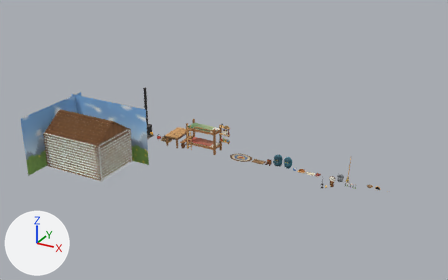
The Blender file blender/hut_kit.blend: old version first, new version second.
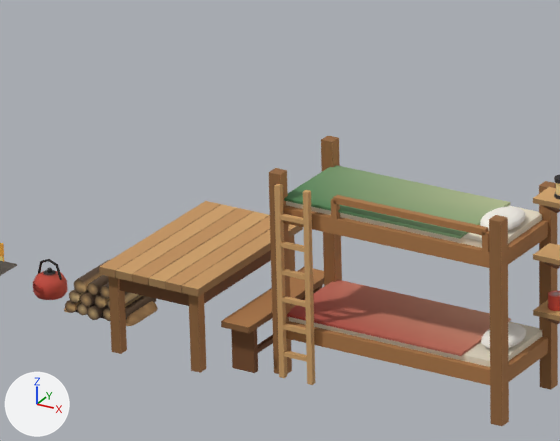
The first picture shows the older version from a 50 mm lens placed at (903.0, -995.0, 634.0), pointed at (307.0, 88.0, 93.0). The close-ups show the older and then the newer version on the part from 34% to 50% of the width and 37% to 56% of the height of that picture. Only the edits that show in the close-ups are written down. The lights are fixed; the arrows at lower left show +X, +Y and +Z.

In view in the first close-up: 'Hut_Bench', 'Hut_Bunk', 'Hut_Firewood', 'Hut_Kettle', 'Hut_Shelf', 'Hut_Table' and 2 more.
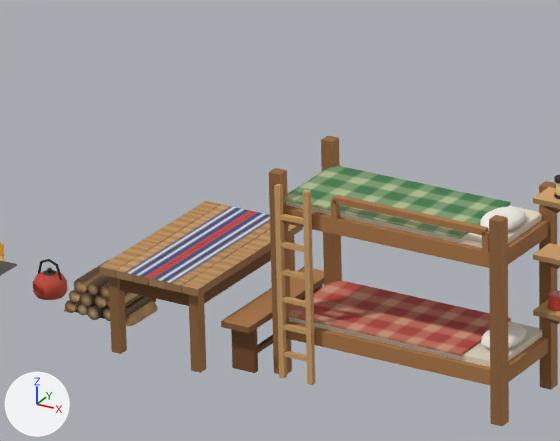
Boxes (x1, y1, x2, y2) around the edits, measured in the close-ups (560 x 441 px):
```json
{"part": 1, "of": "me_hut_table", "change": "added", "after": [99, 201, 303, 297], "on screen": "orange"}
{"part": 2, "of": "me_hut_bunk", "change": "added", "after": [287, 280, 511, 356], "on screen": "brown"}
{"part": 3, "of": "me_hut_bunk", "change": "added", "after": [284, 165, 510, 239], "on screen": "green"}
```

Edits to the scene script, one JSON object a line:
```json
{"block": "me_hut_table", "where": "# used by ob_hut_table; location = (114.1, 200.0, 0.0)"}
{"op": "remove", "block": "me_hut_table", "code": "me_hut_table.from_pydata(...)  # 336 vertices, 84 faces; spans x -17.9..17.9, y -30.0..30.0, z 0.0..29.0"}
{"op": "add", "block": "me_hut_table", "code": "me_hut_table.from_pydata(...)  # 5652 vertices, 4152 faces; spans x -17.9..17.9, y -30.0..30.0, z 0.0..29.0"}
{"block": "me_hut_table", "change": "me_hut_table part 1: 5316 vertices added at x -17.9..17.9, y -30.0..30.0, z 26.5..29.0"}
{"block": "me_hut_bunk", "where": "# used by ob_hut_bunk; location = (190.0, 200.0, 0.0)"}
{"op": "remove", "block": "me_hut_bunk", "code": "me_hut_bunk.from_pydata(...)  # 896 vertices, 398 faces; spans x -40.0..40.0, y -18.9..17.0, z 0.0..66.0"}
{"op": "add", "block": "me_hut_bunk", "code": "me_hut_bunk.from_pydata(...)  # 8140 vertices, 6970 faces; spans x -40.0..40.0, y -18.9..17.0, z 0.0..66.0"}
{"block": "me_hut_bunk", "change": "me_hut_bunk part 2: 3622 vertices added at x -37.0..25.0, y -15.0..15.0, z 18.9..19.7"}
{"block": "me_hut_bunk", "change": "me_hut_bunk part 3: 3622 vertices added at x -37.0..25.0, y -15.0..15.0, z 56.9..57.7"}
```
